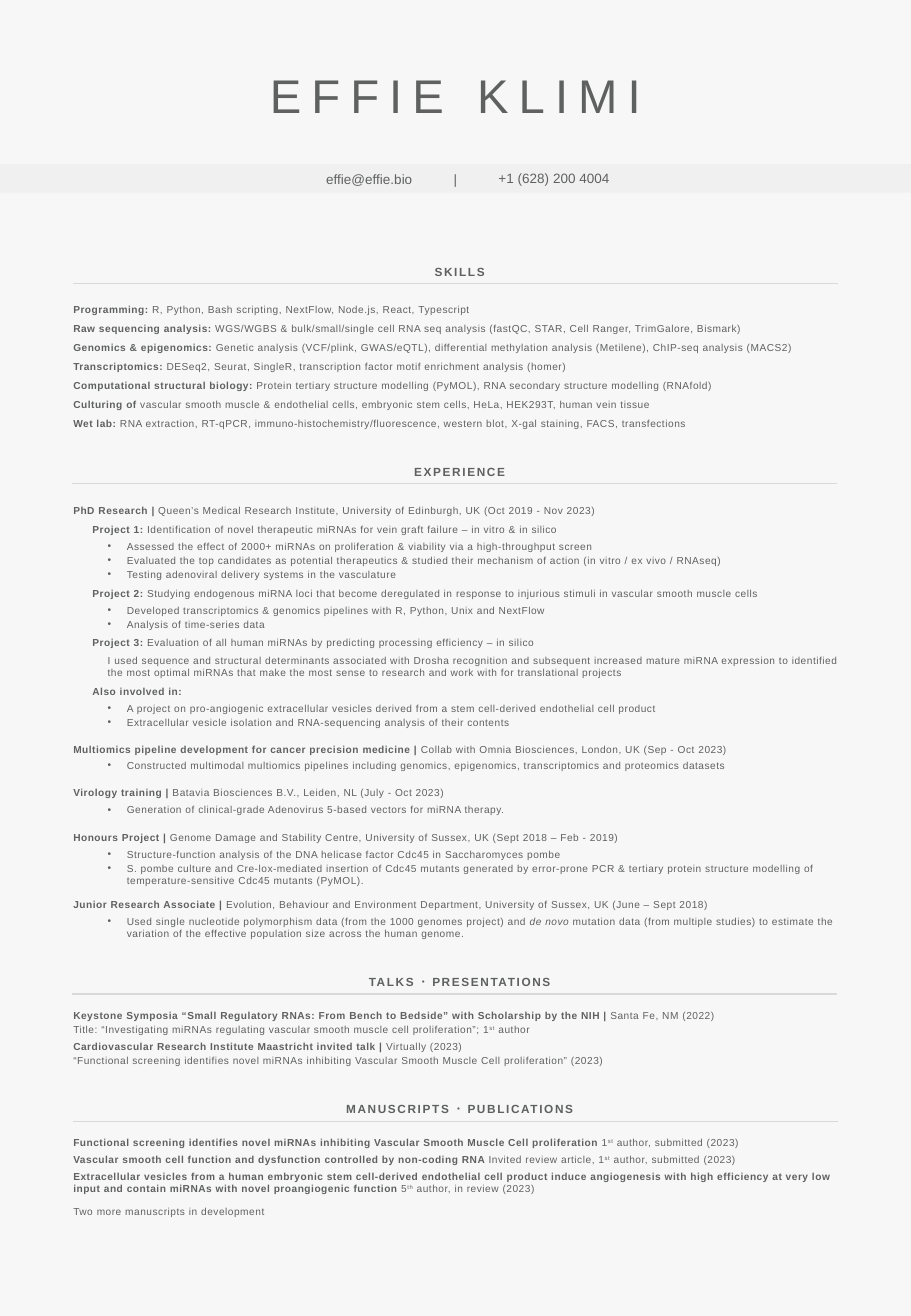
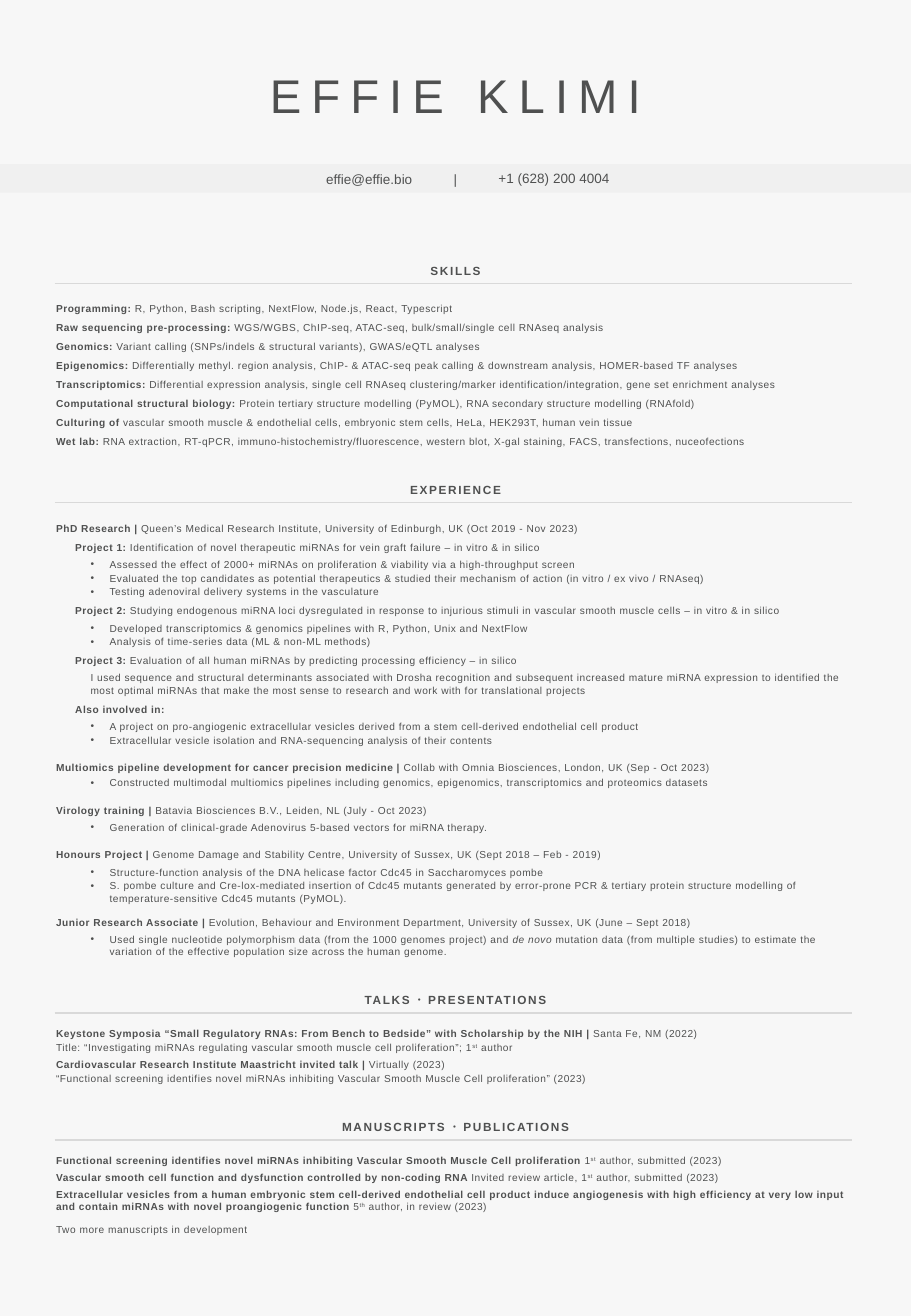
Before and after one commit to effieklimi/effie-bio, a slide deck: slide 1 of public/resume.pptx. Drawn at 911x1316 pixels with LibreOffice and Linux fonts; fonts in the diff are those of the drawing. Boxes give left, top, right and bottom in pixels: in the first picture for what was removed or moved away, otherwise in the second. Text is boxed around its words. In the diff, an @@ line names an element or a change of style, - is before the commit and + after.

```diff
--- a/public/resume.pptx
+++ b/public/resume.pptx
@@ text colour #5F6060 to #4F5050 in 4 elements at [270, 80, 641, 113], [326, 174, 412, 186], [498, 173, 609, 186], [385, 165, 526, 194] @@
@@ text "SKILLS": place and size @@
-text "SKILLS" at [73, 268, 837, 1217]
+text "SKILLS" at [56, 267, 844, 1235]
@@ text at [56, 267, 844, 1235]: text colour #5F6060 to #4F5050 in "SKILLS", "Programming: R, Python, Bash scripting, NextFlow, Node.js, ...", "Computational structural biology: Protein tertiary structure ...", "Culturing of vascular smooth muscle & endothelial ..." and 31 more places @@
@@ line moved from (73, 283) - (838, 283) to (55, 283) - (851, 283) @@
@@ text at [56, 324, 775, 390]: text changed; text colour #5F6060 to #4F5050 @@
-Raw sequencing analysis: WGS/WGBS & bulk/small/single cell RNA seq analysis (fastQC, STAR, Cell Ranger, TrimGalore, Bismark)
-Genomics & epigenomics: Genetic analysis (VCF/plink, GWAS/eQTL), differential methylation analysis (Metilene), ChIP-seq analysis (MACS2)
-Transcriptomics: DESeq2, Seurat, SingleR, transcription factor motif enrichment analysis (homer)
+Raw sequencing pre-processing: WGS/WGBS, ChIP-seq, ATAC-seq, bulk/small/single cell RNAseq analysis
+Genomics: Variant calling (SNPs/indels & structural variants), GWAS/eQTL analyses
+Epigenomics: Differentially methyl. region analysis, ChIP- & ATAC-seq peak calling & downstream analysis, HOMER-based TF analyses
+Transcriptomics: Differential expression analysis, single cell RNAseq clustering/marker identification/integration, gene set enrichment analyses
@@ text at [56, 437, 745, 447]: text changed; text colour #5F6060 to #4F5050 @@
-Wet lab: RNA extraction, RT-qPCR, immuno-histochemistry/fluorescence, western blot, X-gal staining, FACS, transfections
+Wet lab: RNA extraction, RT-qPCR, immuno-histochemistry/fluorescence, western blot, X-gal staining, FACS, transfections, nuceofections
@@ line moved from (72, 483) - (837, 483) to (55, 503) - (851, 503) @@
@@ text at [75, 607, 779, 616]: text changed; text colour #5F6060 to #4F5050 @@
-Project 2: Studying endogenous miRNA loci that become deregulated in response to injurious stimuli in vascular smooth muscle cells
+Project 2: Studying endogenous miRNA loci dysregulated in response to injurious stimuli in vascular smooth muscle cells – in vitro & in silico
@@ text at [110, 638, 370, 647]: text changed; text colour #5F6060 to #4F5050 @@
-• Analysis of time-series data
+• Analysis of time-series data (ML & non-ML methods)
@@ line moved from (72, 994) - (837, 994) to (55, 1013) - (851, 1013) @@
@@ line moved from (73, 1121) - (838, 1121) to (55, 1139) - (851, 1139) @@
```
Also in this commit, not shown: 1 other file.
